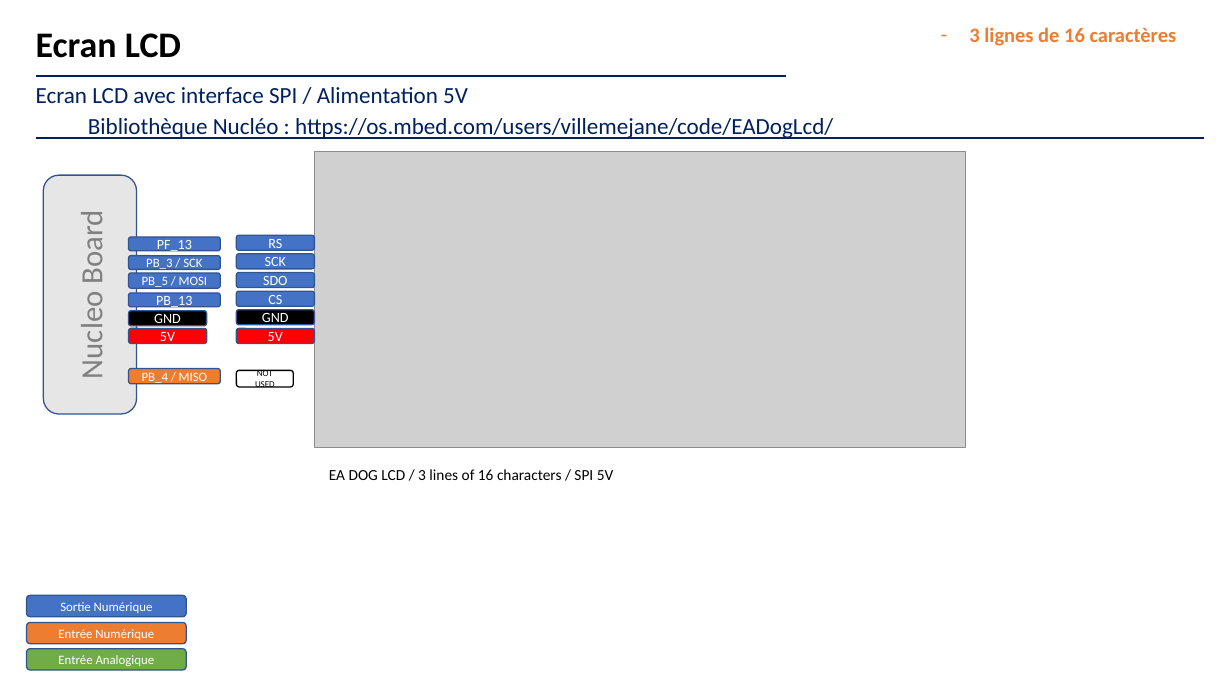
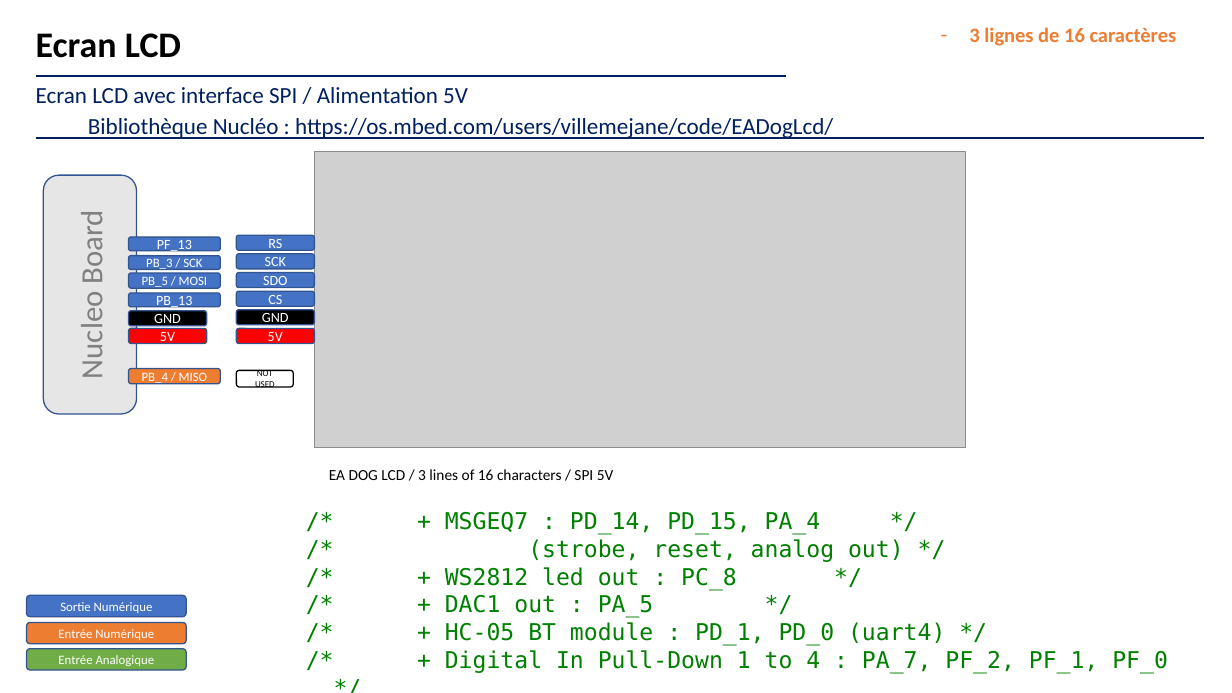
Before and after one commit to jvillemejane/LEnsE_IOGS_Maquettes, a slide deck: slide 8 of Maquettes/Elec_Num_Emb/MIDI_DMX_F767/brochage.pptx. Drawn at 1232x693 pixels with LibreOffice and Linux fonts; fonts in the diff are those of the drawing; grey boxes stand for pictures. Boxes give left, top, right and bottom in pixels: in the first picture for what was removed or moved away, otherwise in the second. Text is boxed around its words. In the diff, an @@ line names an element or a change of style, - is before the commit and + after.

```diff
--- a/Maquettes/Elec_Num_Emb/MIDI_DMX_F767/brochage.pptx
+++ b/Maquettes/Elec_Num_Emb/MIDI_DMX_F767/brochage.pptx
@@ text added at (445, 512, 1168, 674), 18 pt, text #008000 @@
+/* + MSGEQ7 : PD_14, PD_15, PA_4 */
+/* (strobe, reset, analog out) */
+/* + WS2812 led out : PC_8 */
+/* + DAC1 out : PA_5 */
+/* + HC-05 BT module : PD_1, PD_0 (uart4) */
+/* + Digital In Pull-Down 1 to 4 : PA_7, PF_2, PF_1, PF_0 */
```
Also in this commit, not shown: 2 other slides changed, 1 other file.
